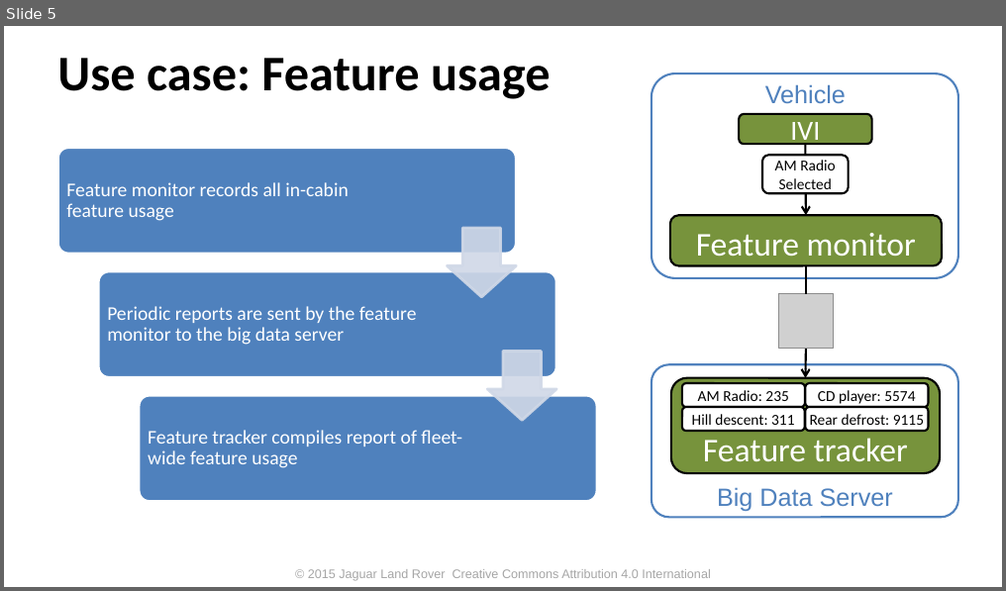
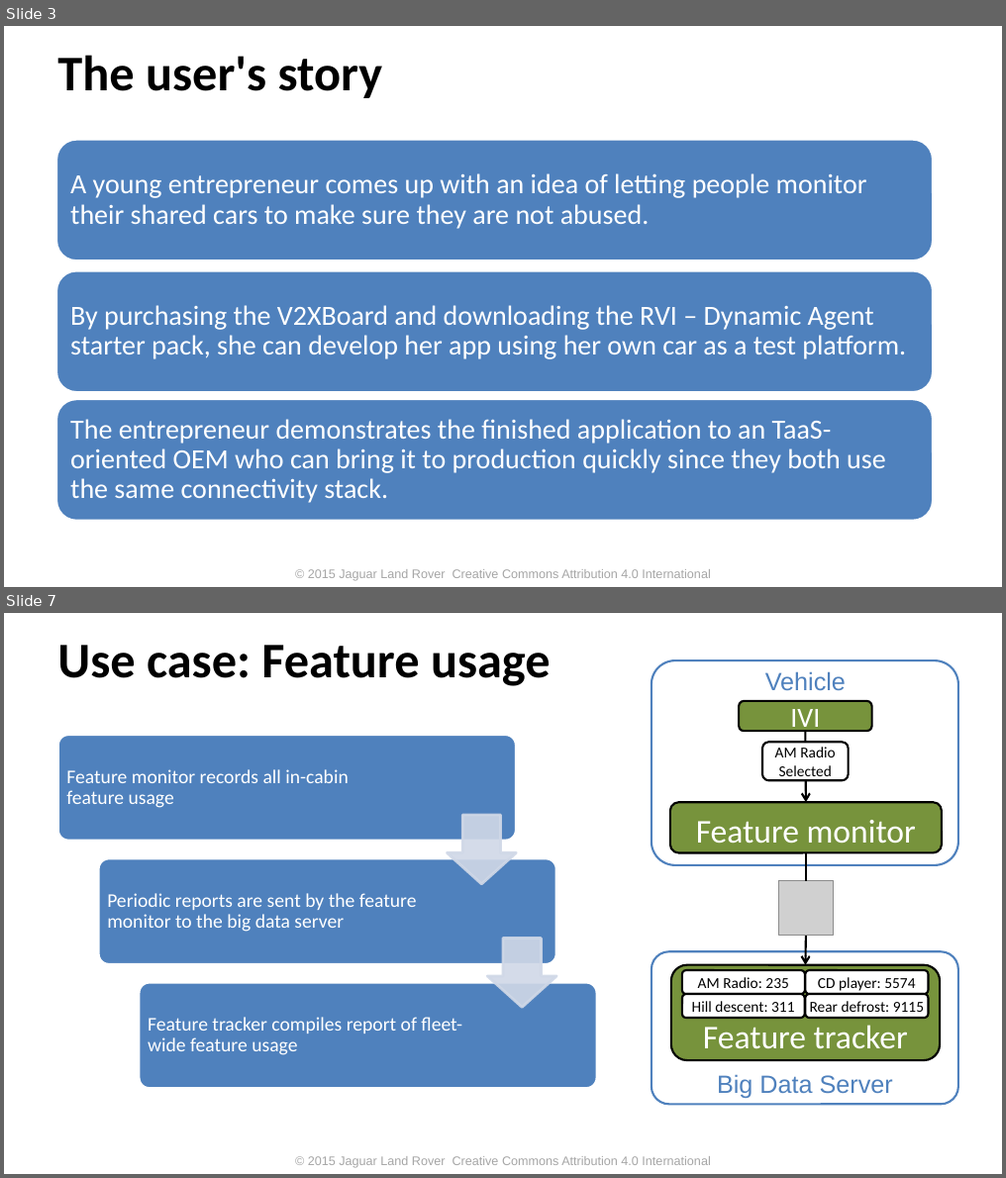
Before and after one commit to PDXostc/rvi_dynamic_agents, a slide deck: DOCS/Dynamic Agents.pptx. Shown one above the other, each under a label of ours: slide 5 before the commit, slides 3 and 7 after it; the slides between them are not shown. The pictures are 1006x591 and 1006x1178 pixels, drawn with LibreOffice and Linux fonts; fonts in the diff are those of the drawing; grey boxes stand for pictures; background and template pictures are left out. Boxes give left, top, right and bottom in pixels: in the first picture for what was removed or moved away, otherwise in the second. Text is boxed around its words. In the diff, an @@ line names an element or a change of style, - is before the commit and + after.

Commit message:
Added user story

```diff
--- a/DOCS/Dynamic Agents.pptx
+++ b/DOCS/Dynamic Agents.pptx
@@ slide 3 added at (x1=4, y1=26, x2=1002, y2=587), background #FFFFFF; not listed: 1 template element that a slide beside it also shows @@
@@ text added at (x1=57, y1=55, x2=383, y2=98), 36 pt, text #000000, bold @@
+The user's story
@@ group added at (x1=55, y1=139, x2=933, y2=521): 3 rounded rectangles, 3 texts @@
+A young entrepreneur comes up with an idea of letting people monitor their shared cars to make sure they are not abused.
+By purchasing the V2XBoard and downloading the RVI – Dynamic Agent starter pack, she can develop her app using her own car as a test platform.
+The entrepreneur demonstrates the finished application to an TaaS-oriented OEM who can bring it to production quickly since they both use the same connectivity stack.
@@ what was slide 5 is now slide 7 @@
```
Also in this commit, not shown: 3 slides changed, 1 other slide added, 1 other file.
